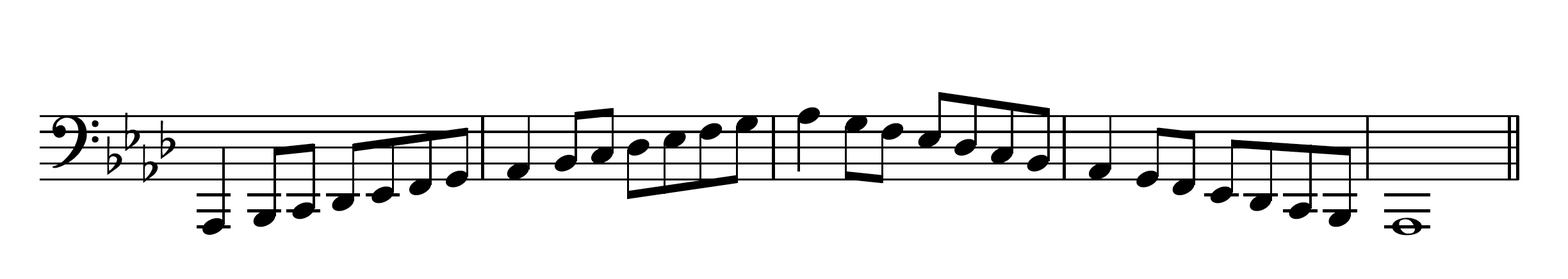
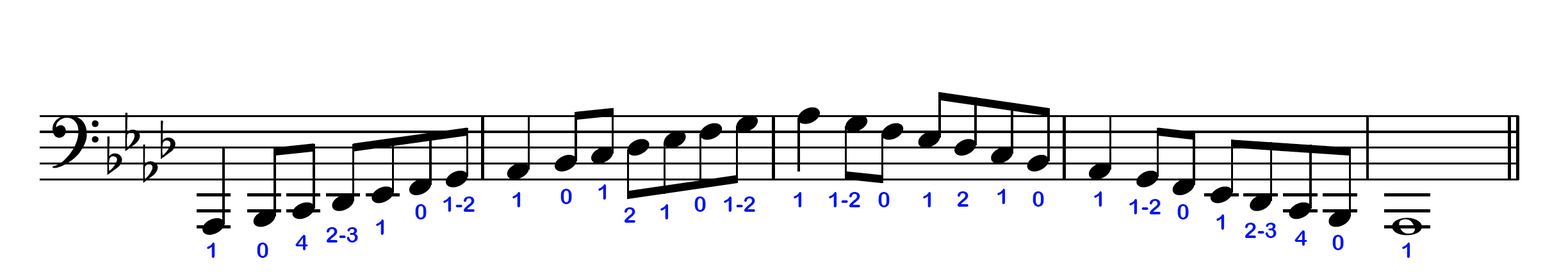
Before/after of a w=1568, h=279 layered artwork. What changed in the layer stack:
showed "1-2" (1st of 4) over 1129, 199, 1161, 215
showed "1-2" (2nd of 4) over 828, 192, 861, 208
showed "1-2" (3rd of 4) over 723, 196, 756, 213
showed "1-2" (4th of 4) over 443, 196, 475, 213
showed "2-3" (1st of 2) over 1244, 222, 1277, 239
showed "2-3" (2nd of 2) over 326, 227, 359, 243
showed "4" (1st of 2) over 1294, 230, 1308, 246
showed "4" (2nd of 2) over 295, 235, 309, 251
showed "0" (1st of 8) over 1332, 235, 1344, 251
showed "0" (2nd of 8) over 256, 242, 269, 259
showed "0" (3rd of 8) over 878, 192, 890, 208
showed "0" (4th of 8) over 694, 196, 706, 213
showed "2" (1st of 2) over 956, 191, 969, 207
showed "2" (2nd of 2) over 623, 207, 636, 223
showed "0" (5th of 8) over 1177, 204, 1189, 220
showed "0" (6th of 8) over 1032, 191, 1045, 207
showed "0" (7th of 8) over 560, 188, 572, 205
showed "0" (8th of 8) over 415, 204, 427, 220
showed "1" (1st of 11) over 922, 192, 932, 208
showed "1" (2nd of 11) over 660, 204, 669, 220
showed "1" (3rd of 11) over 997, 188, 1006, 205
showed "1" (9th of 11) over 375, 219, 385, 236
showed "1" (10th of 11) over 1402, 242, 1411, 259
showed "1" (11th of 11) over 206, 242, 216, 259
…and 5 more changes (5 visibility)
